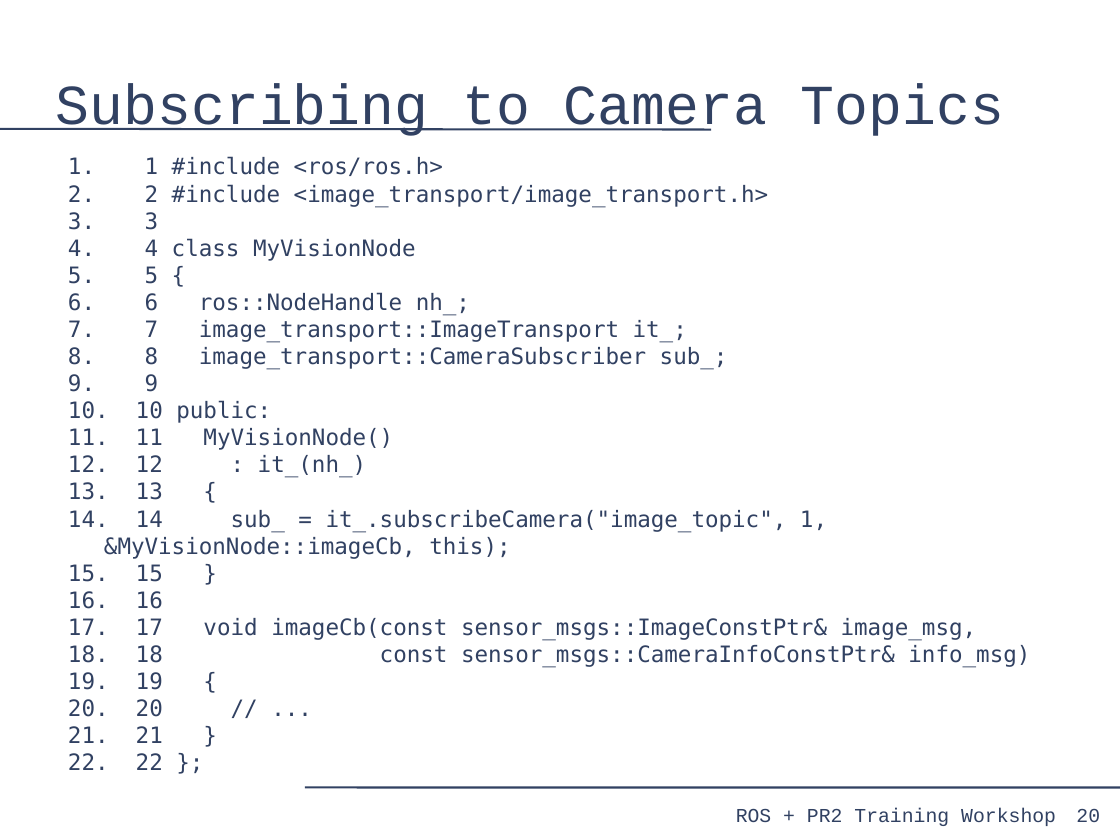
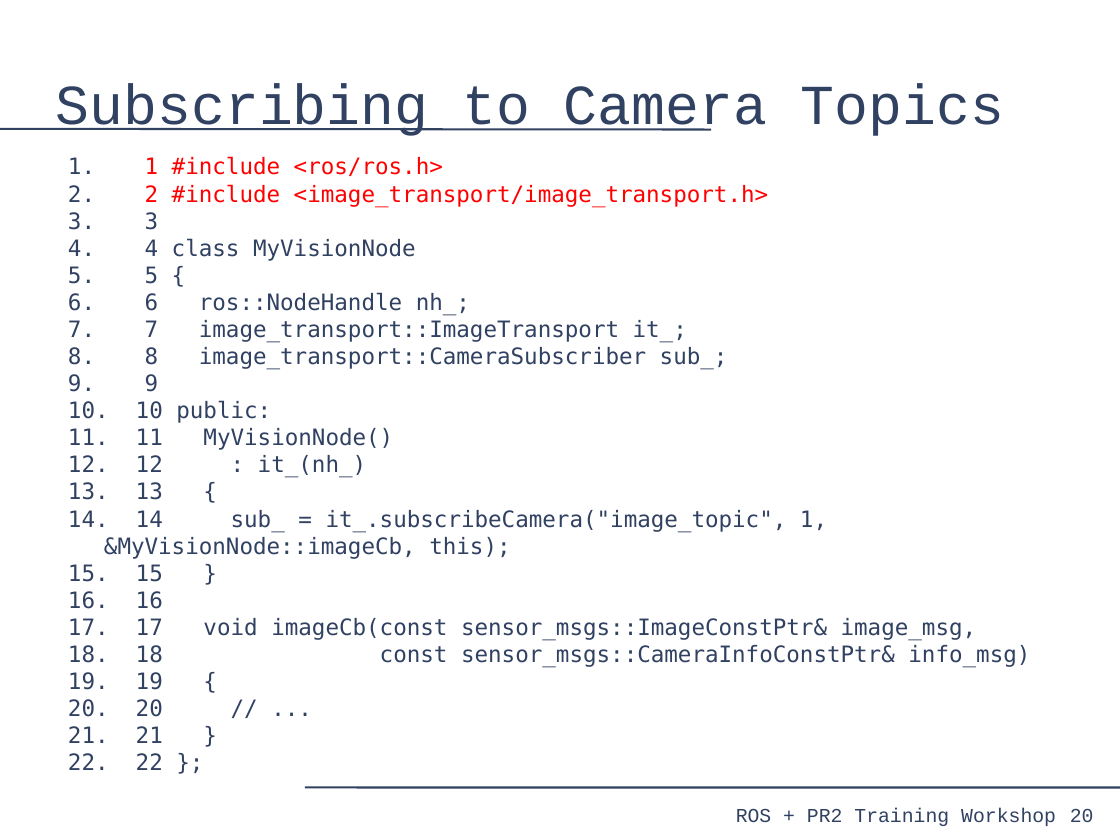
Before and after one commit to PR2/pr2_docs, a slide deck: slide 20 of pr2_training_workshop/processing_camera_data/slides.odp. Drawn at 1120x840 pixels with LibreOffice and Linux fonts; fonts in the diff are those of the drawing. Boxes give left, top, right and bottom in pixels: in the first picture for what was removed or moved away, otherwise in the second. Text is boxed around its words. In the diff, an @@ line names an element or a change of style, - is before the commit and + after.

Commit message:
processing_camera_data: Highlighting of code snippets

```diff
--- a/pr2_training_workshop/processing_camera_data/slides.odp
+++ b/pr2_training_workshop/processing_camera_data/slides.odp
@@ text at [145,156,768,207]: text colour #314162 to #FF0000 in "1 #include <ros/ros.h>", "2 #include <image_transport/image_transport.h>" @@
@@ page number: place and size @@
-page number at [1076,809,1100,822]
+page number at [1070,809,1094,822]
```
Also in this commit, not shown: 35 other slides changed, 11 slides added.
